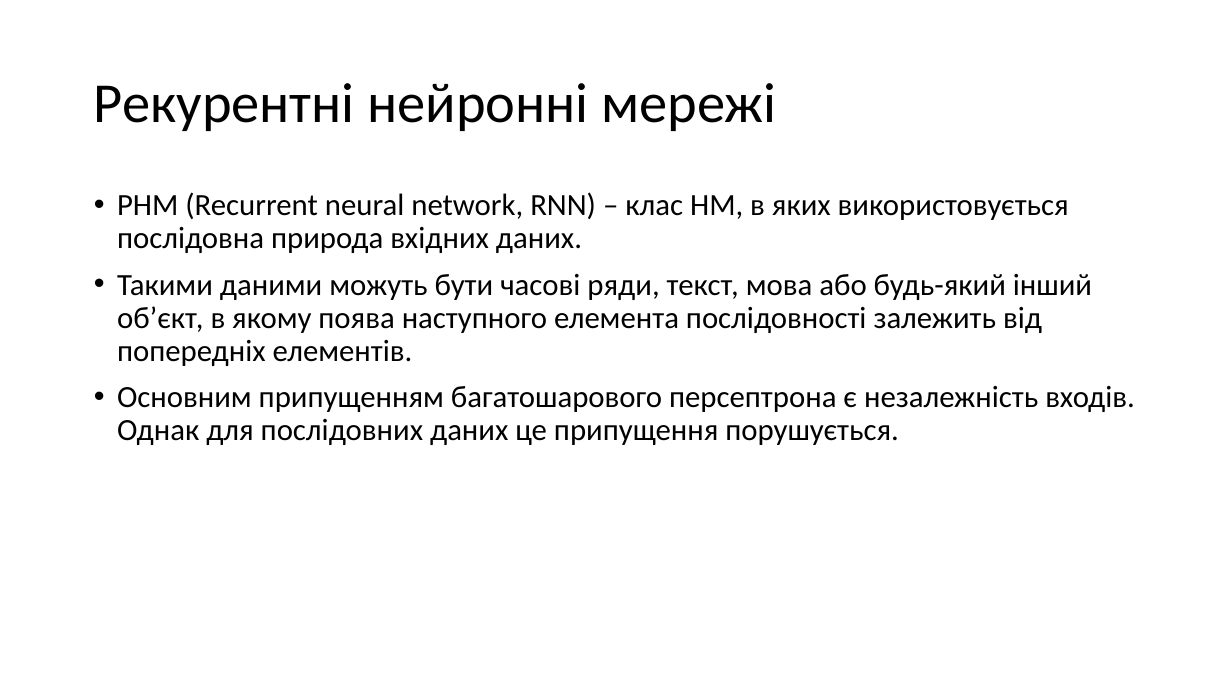
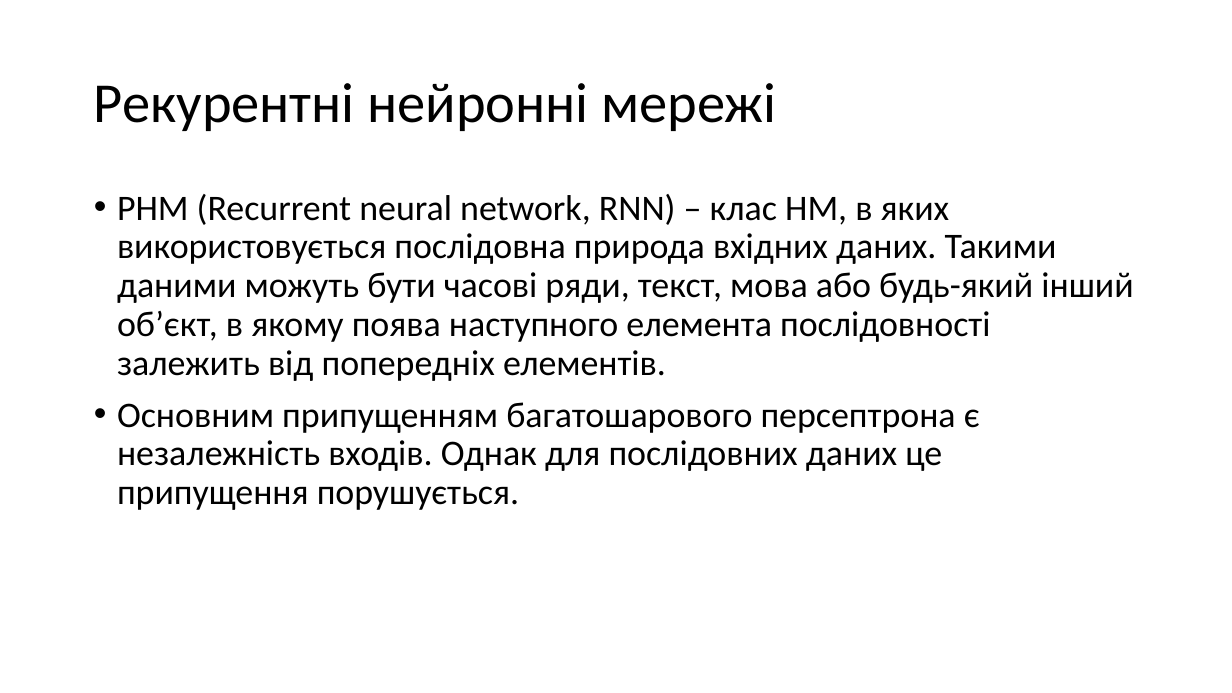
Before and after one commit to katerynakononova/ML, a slide deck: slide 5 of Lec/Lection 17.pptx (slide 4 before the commit). Drawn at 1232x693 pixels with LibreOffice and Linux fonts; fonts in the diff are those of the drawing. Boxes give left, top, right and bottom in pixels: in the first picture for what was removed or moved away, otherwise in the second. Text is boxed around its words. In the diff, an @@ line names an element or a change of style, - is before the commit and + after.

```diff
--- a/Lec/Lection 17.pptx
+++ b/Lec/Lection 17.pptx
@@ text at bbox=[117, 194, 1133, 381]: text changed; size 24 to 28 pt @@
-• РНМ (Recurrent neural network, RNN) – клас НМ, в яких використовується послідовна природа вхідних даних.
-• Такими даними можуть бути часові ряди, текст, мова або будь-який інший об’єкт, в якому поява наступного елемента послідовності залежить від попередніх елементів.
+• РНМ (Recurrent neural network, RNN) – клас НМ, в яких використовується послідовна природа вхідних даних. Такими даними можуть бути часові ряди, текст, мова або будь-який інший об’єкт, в якому поява наступного елемента послідовності залежить від попередніх елементів.
@@ text at bbox=[117, 402, 980, 510]: size 24 to 28 pt in "Основним припущенням багатошарового персептрона є незалежніс ..." @@
```
Also in this commit, not shown: 7 other slides changed, 2 slides added, 11 other files.
